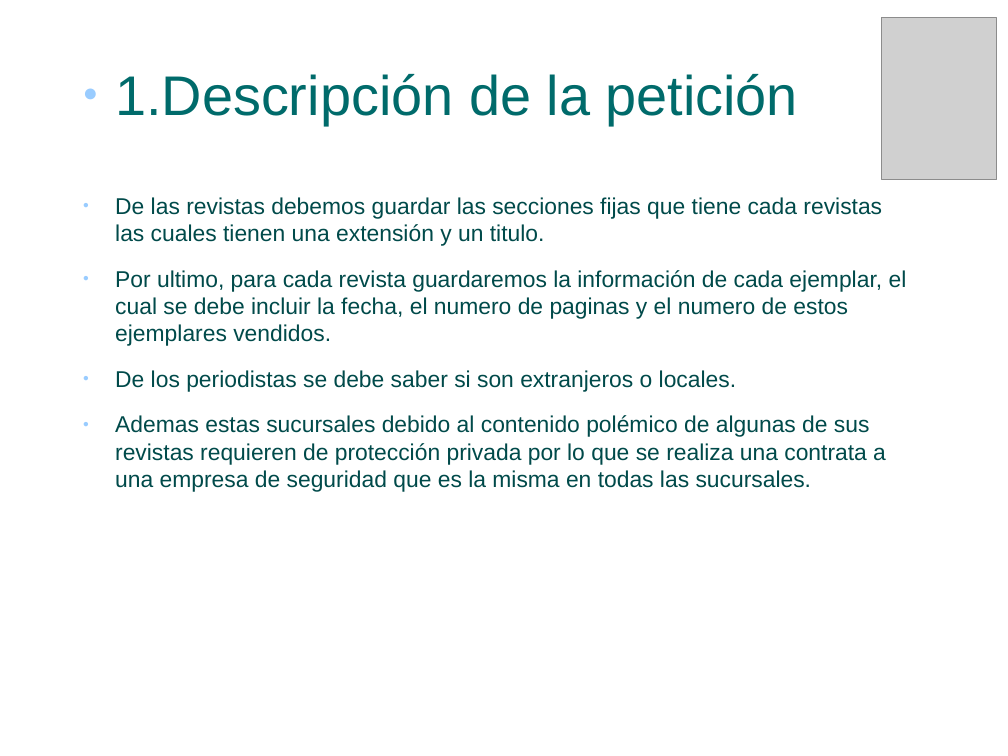
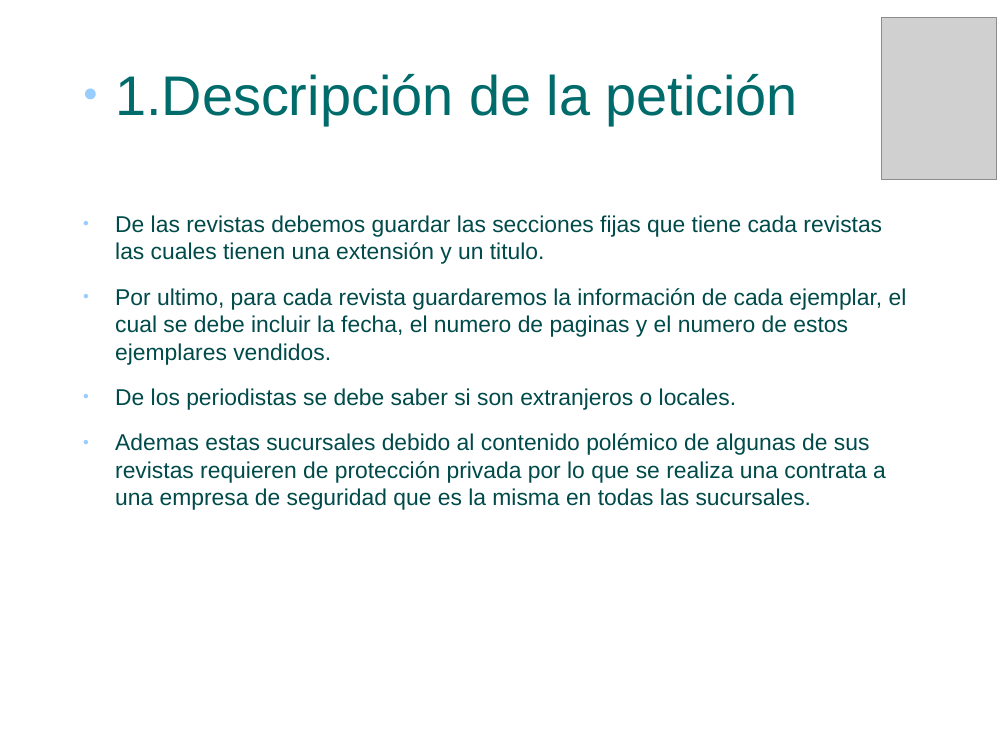
Before and after one commit to fartorr0810/Clases1DawB, a slide deck: slide 4 of BaseDeDatos/Tema3/Presentacion.odp. Drawn at 1008x756 pixels with LibreOffice and Linux fonts; fonts in the diff are those of the drawing; grey boxes stand for pictures; background and template pictures are left out. Boxes give left, top, right and bottom in pixels: in the first picture for what was removed or moved away, otherwise in the second. Text is boxed around its words. In the diff, an @@ line names an element or a change of style, - is before the commit and + after.

```diff
--- a/BaseDeDatos/Tema3/Presentacion.odp
+++ b/BaseDeDatos/Tema3/Presentacion.odp
@@ text "De las revistas debemos guardar ...": place and size @@
-text "De las revistas debemos guardar ..." at (115,197,907,492)
+text "De las revistas debemos guardar ..." at (115,215,907,510)
```
Also in this commit, not shown: 1 other slide changed, 4 slides added.
